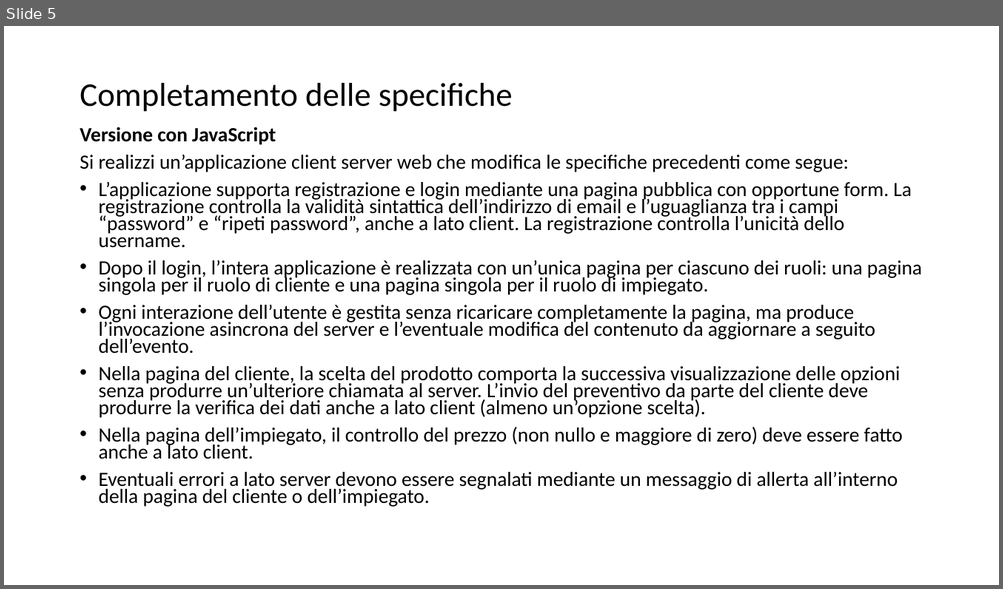
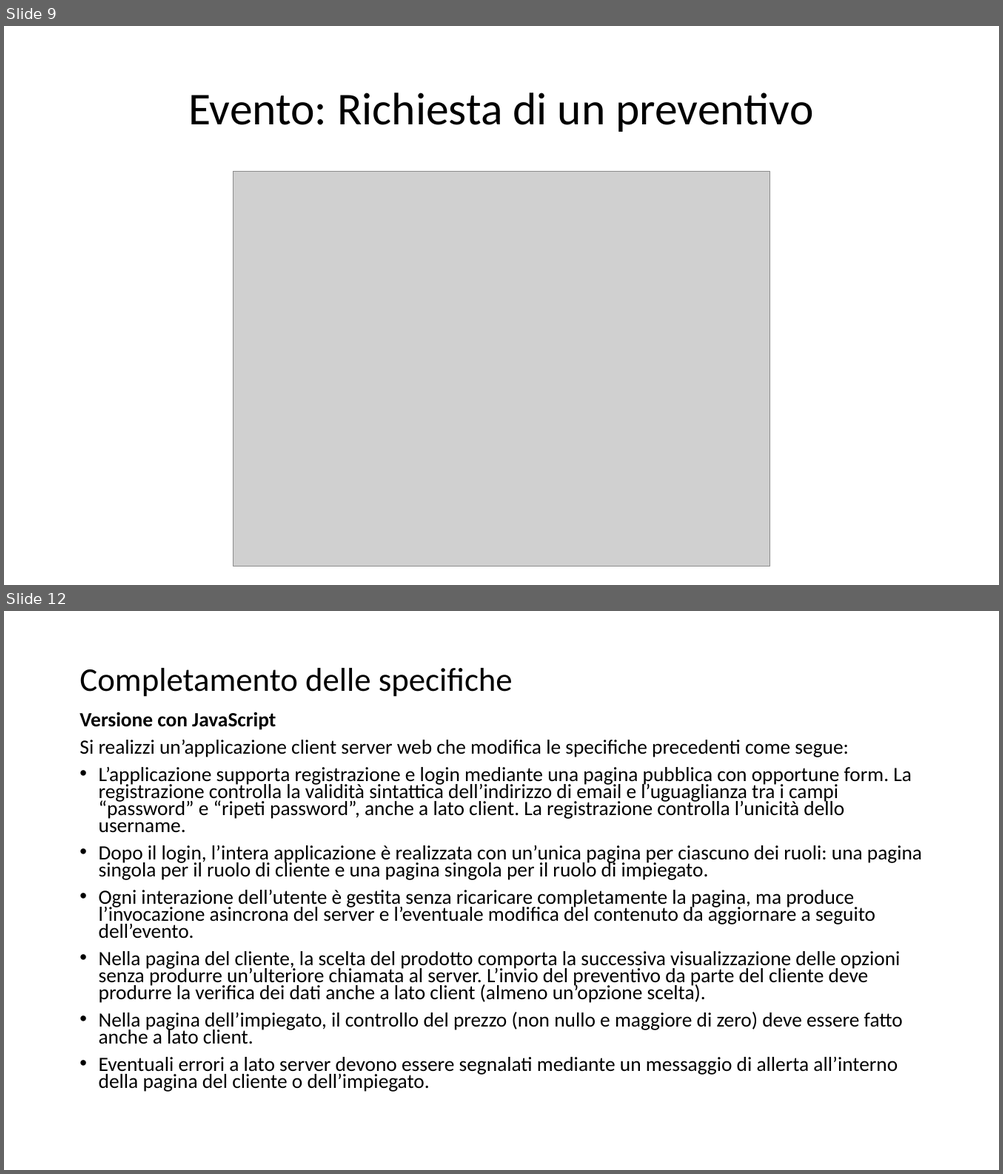
Before and after one commit to riccardopaltrinieri/Quotations-Web-App, a slide deck: Gestione Preventivi.pptx. Shown one above the other, each under a label of ours: slide 5 before the commit, slides 9 and 12 after it; the slides between them are not shown. The pictures are 1003x589 and 1003x1174 pixels, drawn with LibreOffice and Linux fonts; fonts in the diff are those of the drawing; grey boxes stand for pictures. Boxes give left, top, right and bottom in pixels: in the first picture for what was removed or moved away, otherwise in the second. Text is boxed around its words. In the diff, an @@ line names an element or a change of style, - is before the commit and + after.

```diff
--- a/Gestione Preventivi.pptx
+++ b/Gestione Preventivi.pptx
@@ slide 9 added at box(4, 26, 999, 585), background #FFFFFF @@
@@ title added at box(188, 93, 814, 132), 44 pt, text #000000 @@
+Evento: Richiesta di un preventivo
@@ picture added at box(233, 172, 769, 566) @@
@@ what was slide 5 is now slide 12 @@
```
Also in this commit, not shown: 4 slides changed, 7 other slides added, 16 other files.
